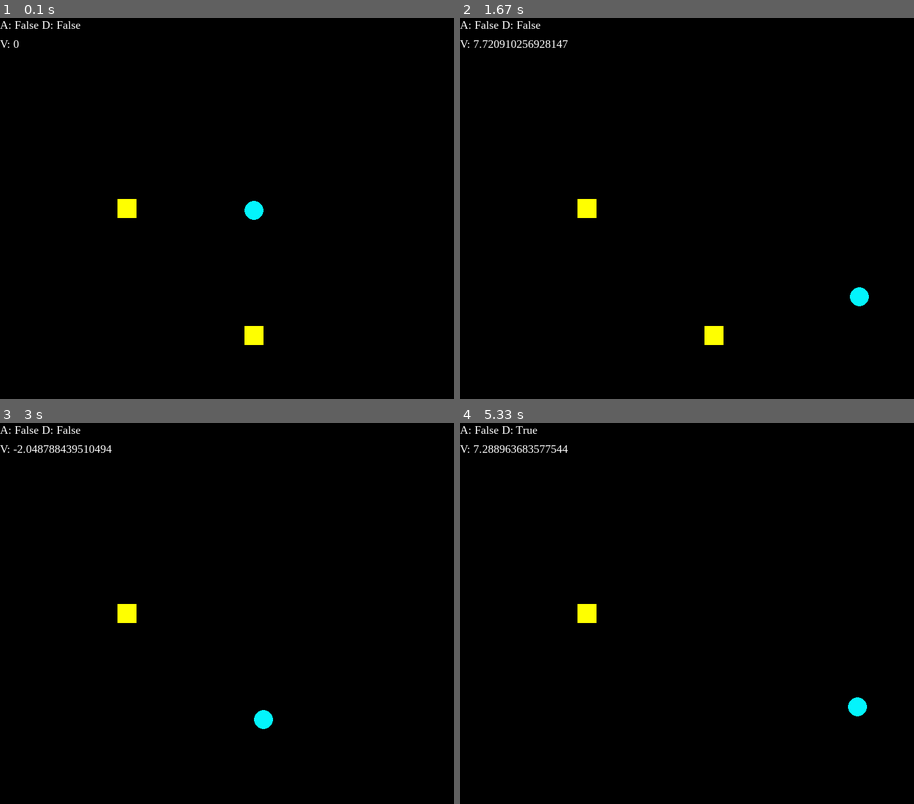
Above: before the commit, frames 1-4 (two rows, left to right).
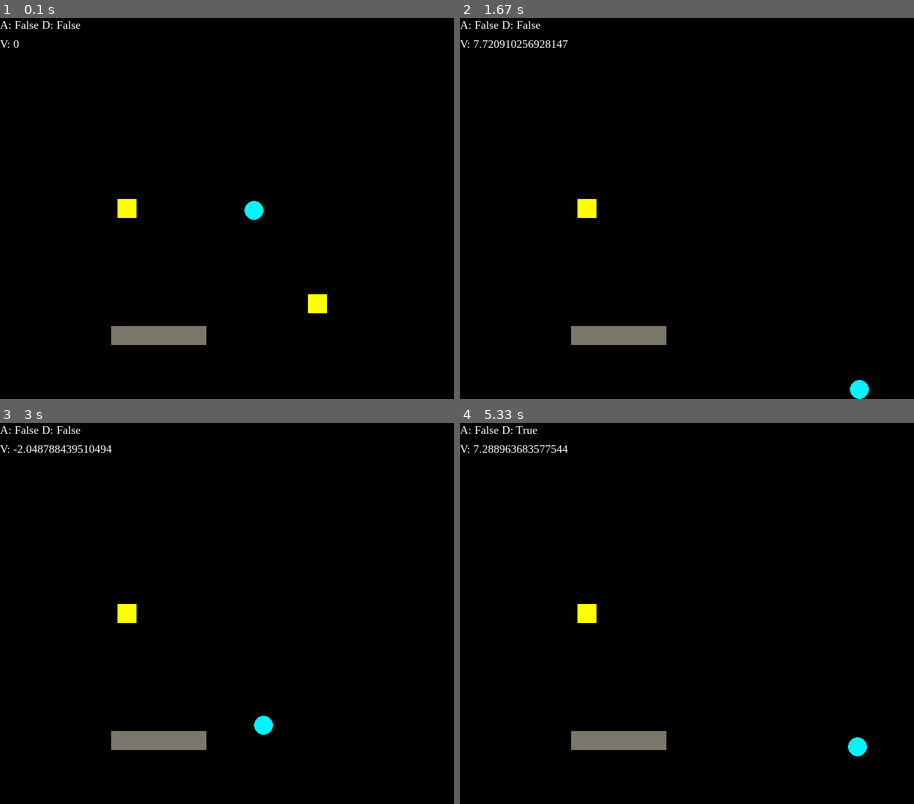
Above: after the commit, the same moments.

Repository: kamilxkruk/PyGamePlatformer
Game: pygame game, started from main.py
The game is run twice, just before and just after one commit, with the same random seed, the same clock (stepped at 60 frames per second) and the same inputs.
Inputs:
- Up to frame 1 (0.1 s): no input
- Up to frame 2 (1.67 s): hold D 0.33-0.8 s; hold W 0.83-1.13 s; hold D 1.17-1.63 s
- Up to frame 3 (3 s): hold A 1.67-2.2 s; hold A 2.23-2.63 s; hold W from 2.67 s (still down)
- Up to frame 4 (5.33 s): release W at 3.03 s; hold D 3.07-3.7 s; hold A 3.73-4.2 s; hold D 4.23-4.7 s; hold W 4.73-5.03 s; hold D from 5.07 s (still down)

The runs differ from the first frame. In frame 1, 1.5% of the frame differs, in the area x 24-73%, y 72-86%; in frame 2, 1.6%, in the area x 24-91%, y 70-100%; in frame 3, 1.2%; in frame 4, 1.4%.

Commit message:
Add jumping, transparent background for player

Diff:
--- a/player.py
+++ b/player.py
@@ -1,52 +1,30 @@
 import pygame
 from settings import *
 from sprites.coinSprite import CoinSprite
+from sprites.playerSprite import PlayerSprite
+from sprites.platformSprite import PlatformSprite
 
 class Player(object):
     def __init__(self):
         self.centerOfScreen = (SCREEN_WIDTH / 2,SCREEN_HEIGHT / 2)
-        self.position = (self.centerOfScreen)
         self.velocity_X = 0
         self.velocity_Y = 0
         self.acc_x = 0
         self.acc_y = 0
-        self.rectangle = pygame.Rect(0,0, BOX_SIZE, BOX_SIZE)
-        self.rectangle.center = self.position
 
-        self.playerSprite = pygame.sprite.Sprite()
-        self.playerSprite.rect = self.rectangle
-        #Setting sprite
-        self.playerSprite.image = pygame.Surface((BOX_SIZE,BOX_SIZE))
-        pygame.draw.circle(self.playerSprite.image,LIGHT_BLUE,(BOX_SIZE/2,BOX_SIZE/2),BOX_SIZE/2)
-
-
+        #Setting up sprites
+        self.playerSprite = PlayerSprite()
         self.playerSpriteGroup = pygame.sprite.Group()
         self.playerSpriteGroup.add(self.playerSprite)
 
+        self.rectangle = self.playerSprite.rect
+
         self.platformSpriteGroup = pygame.sprite.Group()
-
+        self.platformSpriteGroup.add(PlatformSprite(self.centerOfScreen[0]-150,self.centerOfScreen[1]+200))
 
         self.coinSpriteGroup = pygame.sprite.Group()
-        self.coinSpriteGroup.add(CoinSprite(self.centerOfScreen[0],self.centerOfScreen[1]+200))
+        self.coinSpriteGroup.add(CoinSprite(self.centerOfScreen[0]+100,self.centerOfScreen[1]+150))
         self.coinSpriteGroup.add(CoinSprite(self.centerOfScreen[0]-200,self.centerOfScreen[1]))
-
-        # self.platformSprite1 = pygame.sprite.Sprite()
-        # self.platformSprite1.image = pygame.Surface((30,30))
-        # self.platformSprite1.image.fill(YELLOW)
-        # self.platformSprite1.rect = self.platformSprite1.image.get_rect()
-        # self.platformSprite1.rect.center = (self.centerOfScreen[0],self.centerOfScreen[1]+200)
-        #
-        # self.platformSprite2 = pygame.sprite.Sprite()
-        # self.platformSprite2.image = pygame.Surface((30,30))
-        # self.platformSprite2.image.fill(YELLOW)
-        # self.platformSprite2.rect = self.platformSprite2.image.get_rect()
-        # self.platformSprite2.rect.center = (self.centerOfScreen[0]-200, self.centerOfScreen[1])
-
-        # self.platformSpriteGroup.add(self.platformSprite1)
-        # self.platformSpriteGroup.add(self.platformSprite2)
-
-
-
 
         self.myFont = pygame.font.SysFont("Times New Roman", 18)
         self.infoLabel = self.myFont.render('Test',1,WHITE)
@@ -78,9 +56,14 @@
             self.acc_x = -1.5
 
         if keys[pygame.K_w]:
-            self.acc_y = -3.5
-        elif keys[pygame.K_s]:
-            self.acc_y = 3.5
+            self.playerSprite.rect.y += 1
+            hits = self.playerSprite.rect.midbottom[1] > SCREEN_HEIGHT
+            self.playerSprite.rect.y -= 1
+            if hits:
+                self.velocity_Y = -30
+
+        # elif keys[pygame.K_s]:
+        #     self.acc_y = 3.5
 
 
         self.velocity_X += self.acc_x
@@ -114,7 +97,6 @@
            #  Dodać punkty
            # self.coinSound.play()
 
-
     def display(self, display: pygame.Surface):
         display.blit(self.infoLabel,self.infoLabelRect)
         display.blit(self.velocityLabel,self.velocityLabelRect)
--- a/settings.py
+++ b/settings.py
@@ -14,3 +14,4 @@
 RED = (255,0,0)
 YELLOW = (255,255,0)
 LIGHT_BLUE = (3,244,252)
+BROWN = (122, 119, 106)
--- /dev/null
+++ b/sprites/platformSprite.py
@@ -0,0 +1,11 @@
+import pygame
+from settings import *
+
+class PlatformSprite(pygame.sprite.Sprite):
+
+    def __init__(self,centerX:float,centerY:float, width:int=150, height:int=30):
+       pygame.sprite.Sprite.__init__(self)
+       self.image = pygame.Surface((width, height))
+       self.image.fill(BROWN)
+       self.rect = self.image.get_rect()
+       self.rect.center = (centerX,centerY)
--- /dev/null
+++ b/sprites/playerSprite.py
@@ -0,0 +1,13 @@
+import pygame
+from settings import *
+
+class PlayerSprite(pygame.sprite.Sprite):
+
+    def __init__(self):
+        pygame.sprite.Sprite.__init__(self)
+        self.rect = pygame.Rect(0, 0, BOX_SIZE, BOX_SIZE)
+        self.rect.center = (SCREEN_WIDTH / 2,SCREEN_HEIGHT / 2)
+        self.image = pygame.Surface((BOX_SIZE, BOX_SIZE))
+        self.image.fill(BLACK)
+        self.image.set_colorkey(BLACK)
+        pygame.draw.circle(self.image, LIGHT_BLUE, (BOX_SIZE / 2, BOX_SIZE / 2), BOX_SIZE / 2)
